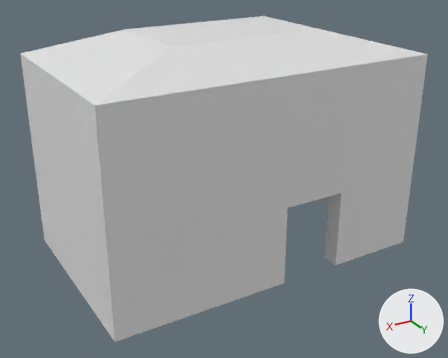
Before and after pictures for a commit that changed the Blender file data/Assets/Meshes/Parts/Building 1.blend.
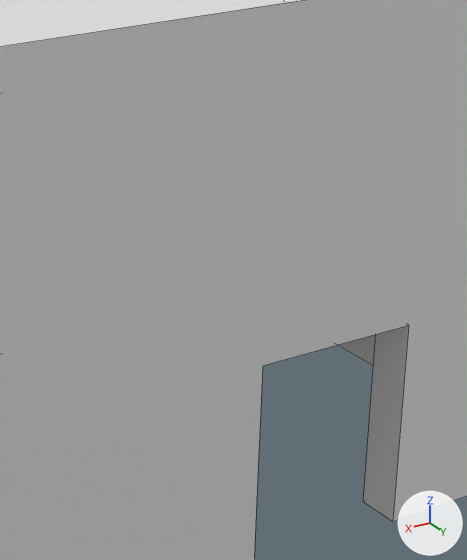
Old and new are each drawn whole from a 50 mm camera at (20.9, 34.9, 22.4) aimed at (0.5, 0.9, 5.4) and again close up on the part from 43% to 81% of the width and 21% to 78% of the height. Arrows for +X, +Y and +Z are at lower right; the lights stay in place. The close-ups show mesh edges as thin lines.
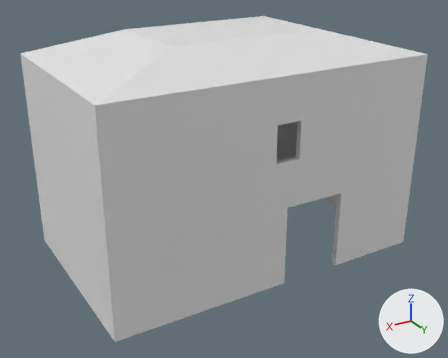
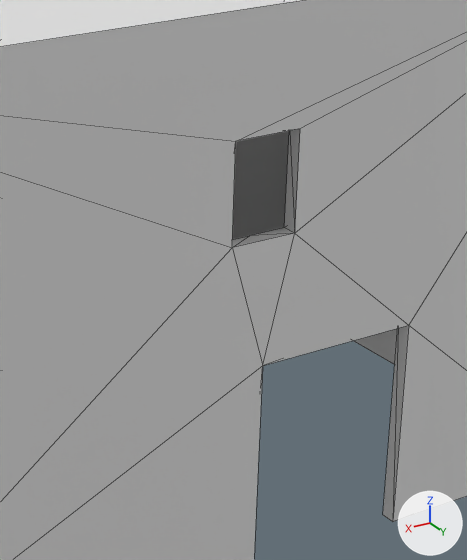
Changed parts and their boxes (x1, y1, x2, y2) in the close-ups (467 x 560 px; the box of a moved part takes in the faces that stretch with it):
'Cube.036', reshaped, modifiers changed
    both: (0, 0, 467, 560)
part 2 of me_cube_042, moved or reshaped
    before: (363, 325, 409, 522)
    after: (383, 325, 409, 522)
part 4 of me_cube_042, moved or reshaped
    before: (338, 334, 376, 366)
    after: (354, 328, 398, 364)
'Cube', unchanged, uncovered by the edit
    after: (232, 131, 289, 240)

The edits, one by one:
me_cube_042 has 28 vertices, 20 faces and spans x -1.0..1.0, y -1.0..1.0, z -1.0..1.23.
me_cube_042 is used by ob_cube_036; location (0.01, 0.0, 6.93); rotation (0.0, 0.0, -1.571), in degrees (0, 0, -90); scale (6.98, 11.4, 6.98).
me_cube_042 part 1: all 2 vertices in x -0.83, y -0.91, z -1.0..0.81 are moved by (-0.11, -0.05, 0.0).
me_cube_042 part 2: all 4 vertices in x -0.83, y -0.43..-0.04, z -1.0..-0.21 are moved by (-0.11, 0.0, 0.0).
me_cube_042 part 3: all 2 vertices in x -0.83, y 0.9, z -1.0..0.81 are moved by (-0.11, 0.07, 0.0).
me_cube_042 part 4: all 2 vertices in x 0.84, y -0.91, z -1.0..0.81 are moved by (0.1, -0.05, 0.0).
me_cube_042 part 5: all 2 vertices in x 0.84, y 0.9, z -1.0..0.81 are moved by (0.1, 0.07, 0.0).
Mesh me_cube_001 is new.
It is a box spanning x -7.96..-5.96, y -1.0..1.0, z -1.0..1.0.
Object 'Cube.036' (ob_cube_036) gains a BOOLEAN modifier named 'Boolean'.
Modifier setting: object = ob_cube_001.
Object 'Cube.036' (ob_cube_036) gains a TRIANGULATE modifier named 'Triangulate'.
Object 'Cube.001' (ob_cube_001) is new; it shows me_cube_001.
Its location is (5.657, 6.72, 9.813).
Its scale is (0.864, 1.23, 1.23).
It is now shown.
